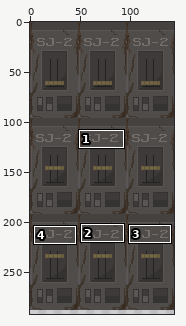
Sprite sheet: The_Others/img/characters/!$PowerPanel.png. Above, an overview of the earlier version with the close-up marked.
Close-up. Before the commit:
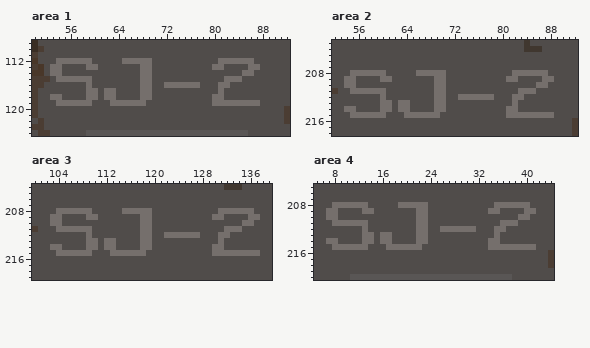
The file is 144x385 pixels. Colours within 5 levels of each other are drawn and written as one. Shown: area 1: x 50..92, y 109..124; area 2: x 52..92, y 203..218; area 3: x 100..139, y 204..219; area 4: x 5..44, y 205..220. The wide view leaves out empty margins. The commit also changed other parts of the picture, which this record leaves out.
New version:
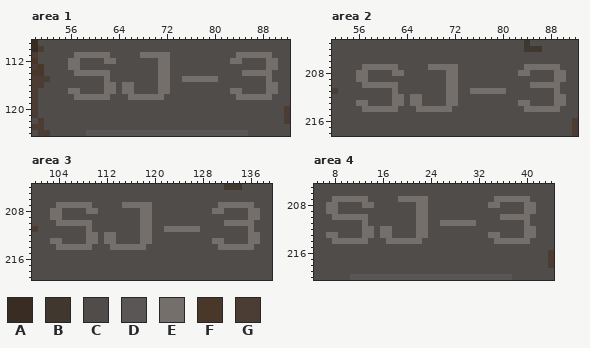
Palette (. is transparent): A #392d23  B #40372f  C #504c4a  D #595655  E #756f6c  F #493729  G #4b3d33
Change:
--- area 1
@@ x 50..92 @@
 110 AGCCCCCCCCCCCCCCCCCCCCCCCCCCCCCCCCCCCCCCCCC
-111 GCCCCCCCCCCCCCCCCCCCCCCCCCCCCCCCCCCCCCCCCCC
-112 FCCCEEEEEECCCCCEEEEECCCCCCCCCCCEEEEEECCCCCC
-113 GFCEECCCCEECCCCCCCEECCCCCCCCCCEECCCCEECCCCC
-114 FFCEECCCCCCCCCCCCCEECCCCCCCCCCCCCCCEECCCCCC
-115 GGGCEEEEEECCCCCCCCEECCCCCCCCCCCCEEECCCCCCCC
-116 GGCCCCCCCECCCCCCCCEECCEEEEEECCCEECCCCCCCCCC
-117 GCCCCCCCCEECEECCCCEECCCCCCCCCCCECCCCCCCCCCC
-118 GCCEECCCCEECEECCCCEECCCCCCCCCCEECCCCCCCCCCC
-119 GCCCEEEEEECCCEEEEEECCCCCCCCCCCEEEEEEEECCCCC
+111 GCCCCCCEEEEEECCCCCEEEEECCCCCCCCCCCEEEEEECCC
+112 FCCCCCEECCCCEECCCCCCCEECCCCCCCCCCEECCCCEECC
+113 GFCCCCEECCCCCCCCCCCCCEECCCCCCCCCCCCCCCCEECC
+114 FFCCCCCEEEEEECCCCCCCCEECCCCCCCCCCCCEEEEECCC
+115 GGGCCCCCCCCCECCCCCCCCEECCEEEEEECCCCCCCCECCC
+116 GGCCCCCCCCCCEECEECCCCEECCCCCCCCCCCCCCCCEECC
+117 GCCCCCEECCCCEECEECCCCEECCCCCCCCCCEECCCCEECC
+118 GCCCCCCEEEEEECCCEEEEEECCCCCCCCCCCCEEEEEECCC
+119 GCCCCCCCCCCCCCCCCCCCCCCCCCCCCCCCCCCCCCCCCCC
 120 GCCCCCCCCCCCCCCCCCCCCCCCCCCCCCCCCCCCCCCCCCG
--- area 2
@@ x 52..92 @@
 206 CCCCCCCCCCCCCCCCCCCCCCCCCCCCCCCCCCCCCCCCC
-207 CCCCCCCCCCCCCCCCCCCCCCCCCCCCCCCCCCCCCCCCC
-208 CCCEEEEEECCCCCEEEEECCCCCCCCCCCEEEEEECCCCC
-209 CCEECCCCEECCCCCCCEECCCCCCCCCCEECCCCEECCCC
-210 CCEECCCCCCCCCCCCCEECCCCCCCCCCCCCCCEECCCCC
-211 GCCEEEEEECCCCCCCCEECCCCCCCCCCCCEEECCCCCCC
-212 CCCCCCCCECCCCCCCCEECCEEEEEECCCEECCCCCCCCC
-213 CCCCCCCCEECEECCCCEECCCCCCCCCCCECCCCCCCCCC
-214 CCEECCCCEECEECCCCEECCCCCCCCCCEECCCCCCCCCC
-215 CCCEEEEEECCCEEEEEECCCCCCCCCCCEEEEEEEECCCC
+207 CCCCCEEEEEECCCCCEEEEECCCCCCCCCCCEEEEEECCC
+208 CCCCEECCCCEECCCCCCCEECCCCCCCCCCEECCCCEECC
+209 CCCCEECCCCCCCCCCCCCEECCCCCCCCCCCCCCCCEECC
+210 CCCCCEEEEEECCCCCCCCEECCCCCCCCCCCCEEEEECCC
+211 GCCCCCCCCCECCCCCCCCEECCEEEEEECCCCCCCCECCC
+212 CCCCCCCCCCEECEECCCCEECCCCCCCCCCCCCCCCEECC
+213 CCCCEECCCCEECEECCCCEECCCCCCCCCCEECCCCEECC
+214 CCCCCEEEEEECCCEEEEEECCCCCCCCCCCCEEEEEECCC
+215 CCCCCCCCCCCCCCCCCCCCCCCCCCCCCCCCCCCCCCCCC
 216 CCCCCCCCCCCCCCCCCCCCCCCCCCCCCCCCCCCCCCCCG
--- area 3
@@ x 100..139 @@
 206 CCCCCCCCCCCCCCCCCCCCCCCCCCCCCCCCCCCCCCCC
-207 CCCCCCCCCCCCCCCCCCCCCCCCCCCCCCCCCCCCCCCC
-208 CCCCEEEEEECCCCCEEEEECCCCCCCCCCCEEEEEECCC
-209 CCCEECCCCEECCCCCCCEECCCCCCCCCCEECCCCEECC
-210 CCCEECCCCCCCCCCCCCEECCCCCCCCCCCCCCCEECCC
-211 GCCCEEEEEECCCCCCCCEECCCCCCCCCCCCEEECCCCC
-212 CCCCCCCCCECCCCCCCCEECCEEEEEECCCEECCCCCCC
-213 CCCCCCCCCEECEECCCCEECCCCCCCCCCCECCCCCCCC
-214 CCCEECCCCEECEECCCCEECCCCCCCCCCEECCCCCCCC
-215 CCCCEEEEEECCCEEEEEECCCCCCCCCCCEEEEEEEECC
+207 CCCCEEEEEECCCCCEEEEECCCCCCCCCCCEEEEEECCC
+208 CCCEECCCCEECCCCCCCEECCCCCCCCCCEECCCCEECC
+209 CCCEECCCCCCCCCCCCCEECCCCCCCCCCCCCCCCEECC
+210 CCCCEEEEEECCCCCCCCEECCCCCCCCCCCCEEEEECCC
+211 GCCCCCCCCECCCCCCCCEECCEEEEEECCCCCCCCECCC
+212 CCCCCCCCCEECEECCCCEECCCCCCCCCCCCCCCCEECC
+213 CCCEECCCCEECEECCCCEECCCCCCCCCCEECCCCEECC
+214 CCCCEEEEEECCCEEEEEECCCCCCCCCCCCEEEEEECCC
+215 CCCCCCCCCCCCCCCCCCCCCCCCCCCCCCCCCCCCCCCC
 216 CCCCCCCCCCCCCCCCCCCCCCCCCCCCCCCCCCCCCCCC
--- area 4
@@ x 5..44 @@
 206 CCCCCCCCCCCCCCCCCCCCCCCCCCCCCCCCCCCCCCCC
-207 CCCCCCCCCCCCCCCCCCCCCCCCCCCCCCCCCCCCCCCC
-208 CCCEEEEEECCCCCEEEEECCCCCCCCCCCEEEEEECCCC
-209 CCEECCCCEECCCCCCCEECCCCCCCCCCEECCCCEECCC
-210 CCEECCCCCCCCCCCCCEECCCCCCCCCCCCCCCEECCCC
-211 CCCEEEEEECCCCCCCCEECCCCCCCCCCCCEEECCCCCC
-212 CCCCCCCCECCCCCCCCEECCEEEEEECCCEECCCCCCCC
-213 CCCCCCCCEECEECCCCEECCCCCCCCCCCECCCCCCCCC
-214 CCEECCCCEECEECCCCEECCCCCCCCCCEECCCCCCCCC
-215 CCCEEEEEECCCEEEEEECCCCCCCCCCCEEEEEEEECCC
+207 CCCEEEEEECCCCCEEEEECCCCCCCCCCCEEEEEECCCC
+208 CCEECCCCEECCCCCCCEECCCCCCCCCCEECCCCEECCC
+209 CCEECCCCCCCCCCCCCEECCCCCCCCCCCCCCCCEECCC
+210 CCCEEEEEECCCCCCCCEECCCCCCCCCCCCEEEEECCCC
+211 CCCCCCCCECCCCCCCCEECCEEEEEECCCCCCCCECCCC
+212 CCCCCCCCEECEECCCCEECCCCCCCCCCCCCCCCEECCC
+213 CCEECCCCEECEECCCCEECCCCCCCCCCEECCCCEECCC
+214 CCCEEEEEECCCEEEEEECCCCCCCCCCCCEEEEEECCCC
+215 CCCCCCCCCCCCCCCCCCCCCCCCCCCCCCCCCCCCCCCC
 216 CCCCCCCCCCCCCCCCCCCCCCCCCCCCCCCCCCCCCCCG
